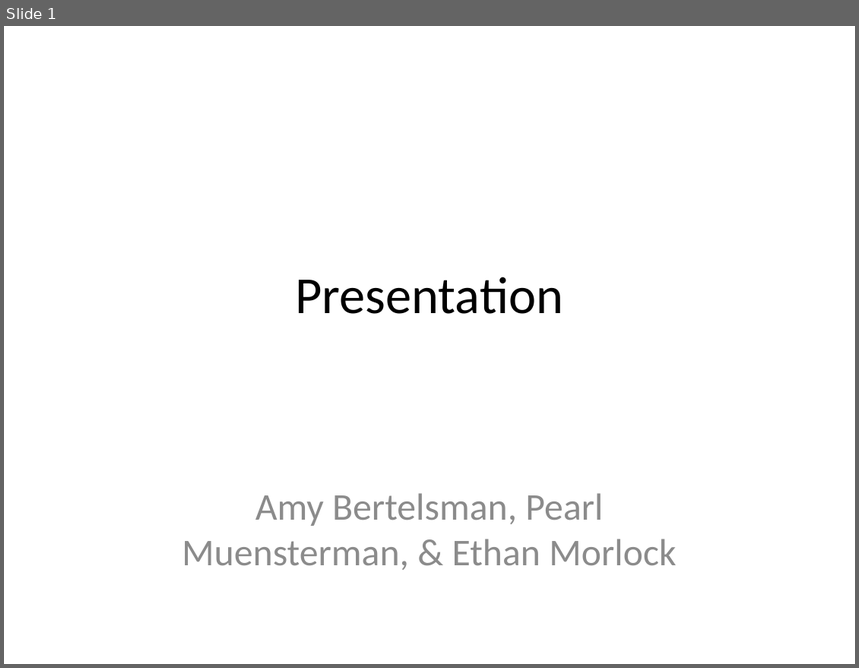
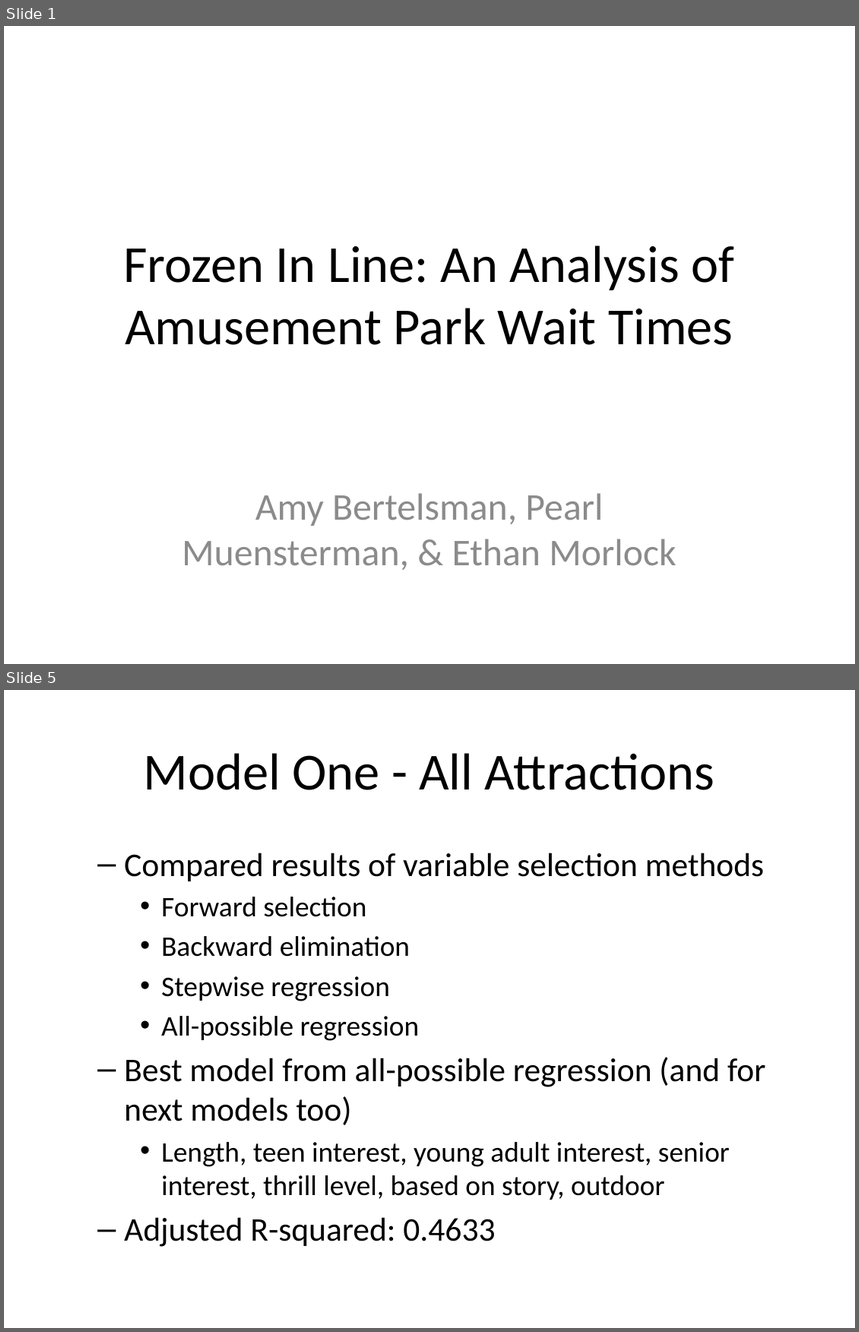
Before and after one commit to pearlmuensterman/Stat_361_Final_Project, a slide deck: Presentation.pptx. Shown one above the other, each under a label of ours: slide 1 before the commit, slides 1 and 5 after it; the slides between them are not shown. The pictures are 859x668 and 859x1332 pixels, drawn with LibreOffice and Linux fonts; fonts in the diff are those of the drawing. Boxes give left, top, right and bottom in pixels: in the first picture for what was removed or moved away, otherwise in the second. Text is boxed around its words. In the diff, an @@ line names an element or a change of style, - is before the commit and + after.

```diff
--- a/Presentation.pptx
+++ b/Presentation.pptx
@@ slide 5 added at box(4, 690, 855, 1328), background #FFFFFF @@
@@ title added at box(144, 753, 715, 790), 44 pt, text #000000 @@
+Model One - All Attractions
@@ text added at box(124, 853, 766, 1247), 24 pt, text #000000 @@
+  – Compared results of variable selection methods
+    • Forward selection
+    • Backward elimination
+    • Stepwise regression
+    • All-possible regression
+  – Best model from all-possible regression (and for next models too)
+    • Length, teen interest, young adult interest, senior interest, thrill level, based on story, outdoor
+  – Adjusted R-squared: 0.4633
@@ slide 1 changed as well @@
@@ title at box(123, 246, 734, 345): text changed @@
-Presentation
+Frozen In Line: An Analysis of Amusement Park Wait Times
```
Also in this commit, not shown: 7 other slides added, 4 slides removed, 1 other file.
